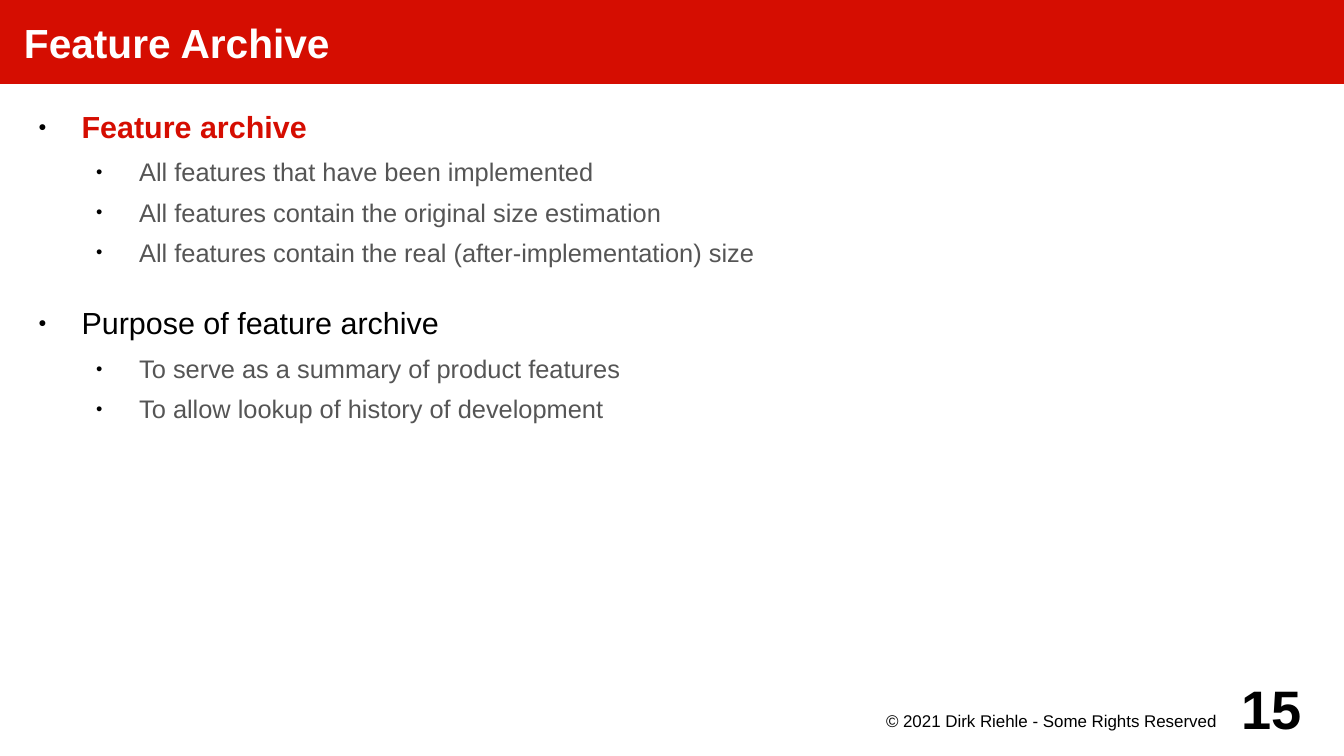
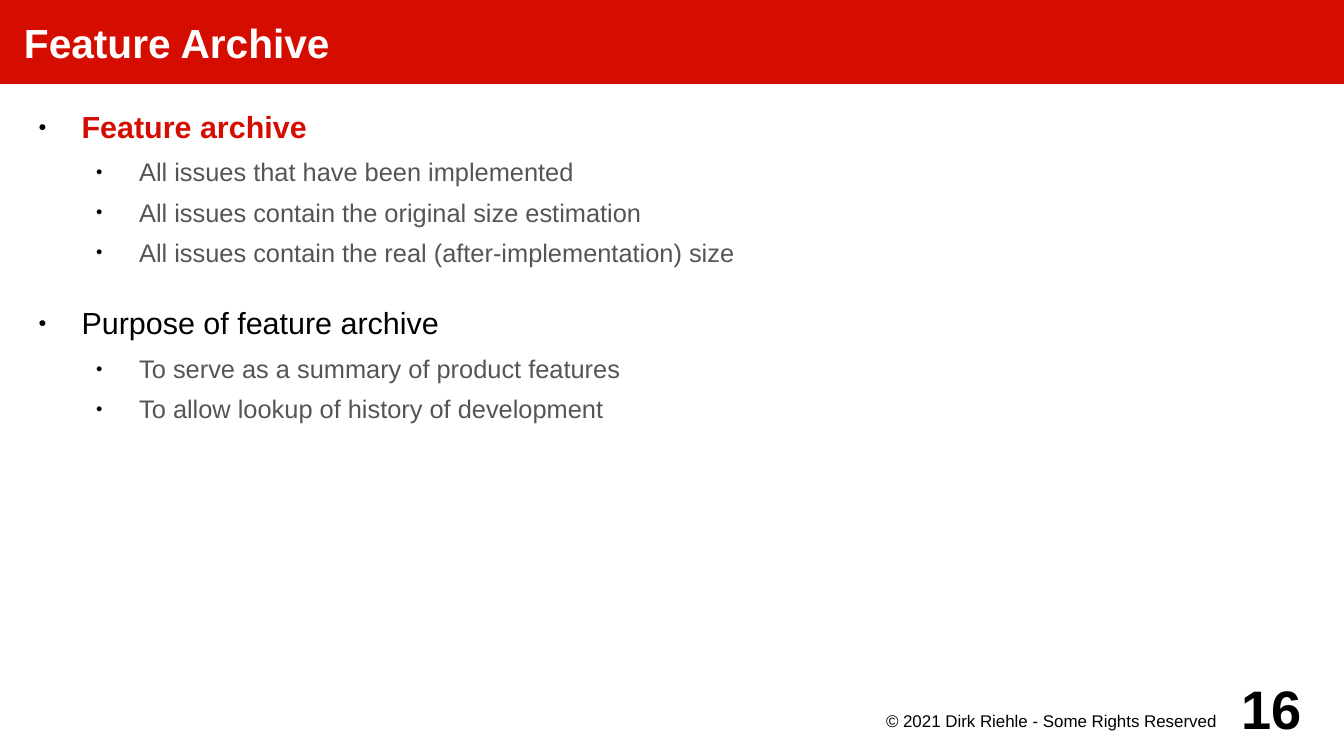
Before and after one commit to dirkriehle/amos-course, a slide deck: slide 16 of Lecture slides/AMOS B02 - Tools and Artifacts.odp (slide 15 before the commit). Drawn at 1344x756 pixels with LibreOffice and Linux fonts; fonts in the diff are those of the drawing. Boxes give left, top, right and bottom in pixels: in the first picture for what was removed or moved away, otherwise in the second. Text is boxed around its words. In the diff, an @@ line names an element or a change of style, - is before the commit and + after.

```diff
--- a/Lecture slides/AMOS B02 - Tools and Artifacts.odp
+++ b/Lecture slides/AMOS B02 - Tools and Artifacts.odp
@@ text at [139,162,734,267]: text changed @@
-  ● All features that have been implemented
-  ● All features contain the original size estimation
-  ● All features contain the real (after-implementation) size
+  ● All issues that have been implemented
+  ● All issues contain the original size estimation
+  ● All issues contain the real (after-implementation) size
@@ page number at [1242,691,1302,730]: text changed @@
-15
+16
```
Also in this commit, not shown: 8 other slides changed, 1 slide added, 20 other files.
